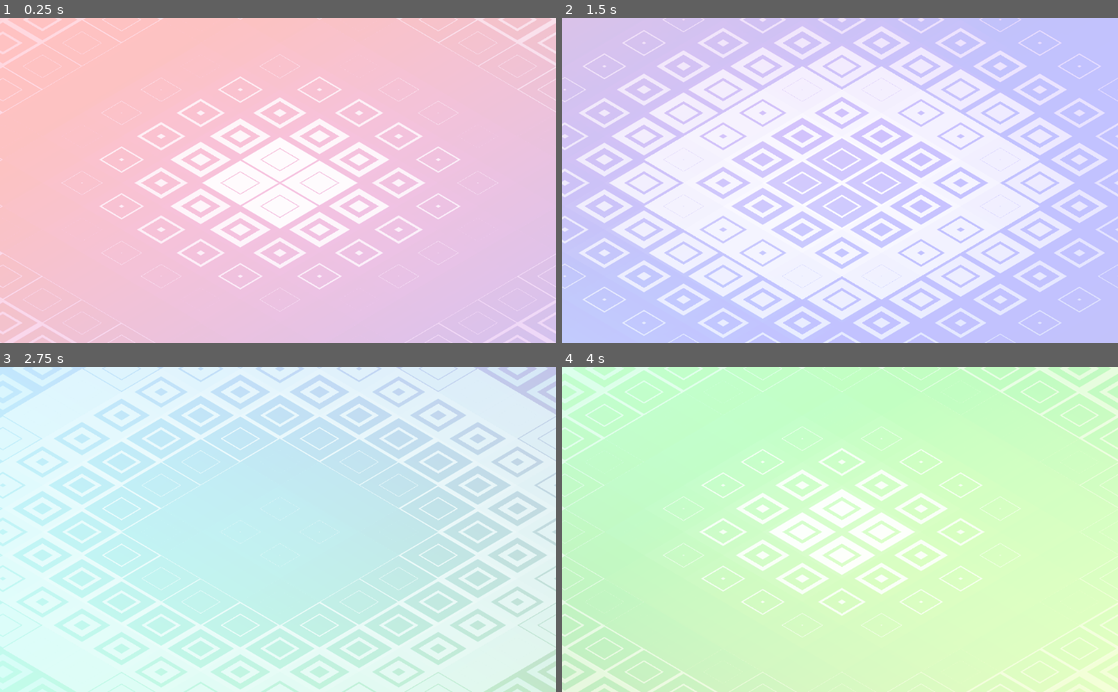
Above: before the commit, frames 1-4 (two rows, left to right).
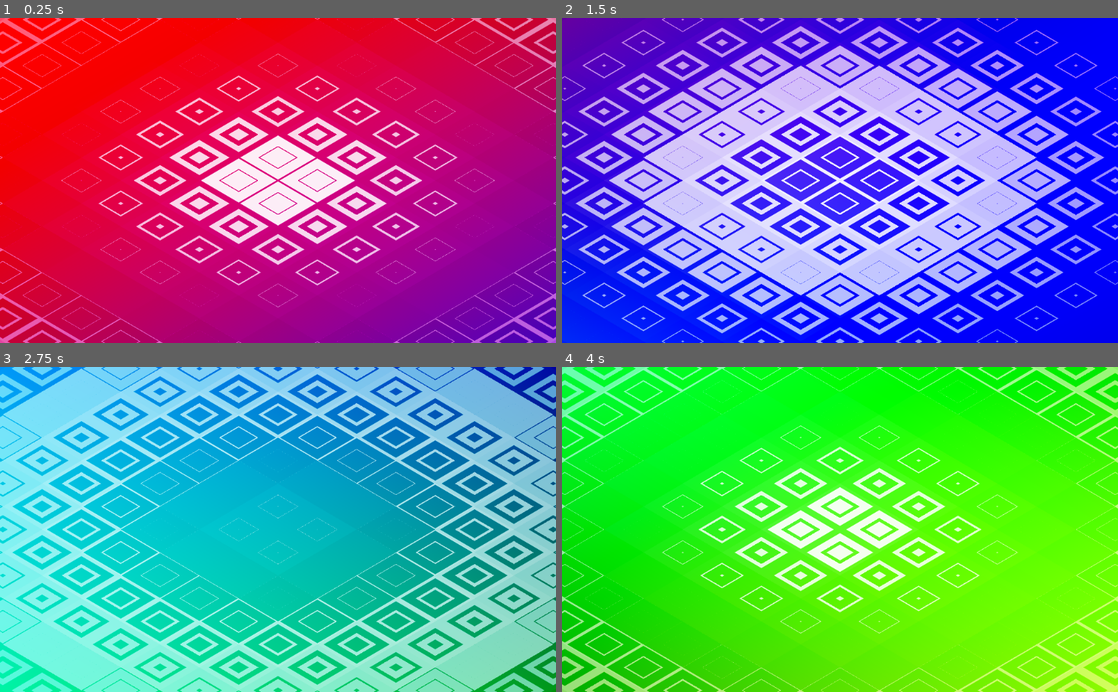
Above: after the commit, the same moments.

Repository: snowbillr/toy-controller
Game: Godot game, scene res://Main.tscn
Same seed, same stepped clock (60 frames per second), same inputs: the game is played once before the commit and once after it.
Inputs:
- Up to frame 1 (0.25 s): no input
- Up to frame 2 (1.5 s): no input
- Up to frame 3 (2.75 s): no input
- Up to frame 4 (4 s): no input

The runs differ from the first frame. In frame 1, 94% of the frame differs, in the area x 0-100%, y 0-100%; in frame 2, 93%; in frame 3, 99%; in frame 4, 97%.

Commit message:
screen flash effect

Diff:
--- a/Main.gd
+++ b/Main.gd
@@ -1,7 +1,8 @@
 extends Node2D
 
 onready var audio_stream_player: AudioStreamPlayer = $AudioStreamPlayer
-onready var icon = $Icon
+onready var icon: Sprite = $Icon
+onready var screen_flash: ColorRect = $ScreenFlash
 
 var soundpacks = {
 	ButtonType.X: preload("res://assets/sound_packs/x.tres"),
@@ -25,6 +26,7 @@
 	if button_type != null and !audio_stream_player.playing:
 		_play_sound(button_type)
 		icon.show_icon(button_type)
+		screen_flash.flash()
 
 func _play_sound(button):
 	audio_stream_player.stream = soundpacks[button].pick()
--- a/Main.tscn
+++ b/Main.tscn
@@ -1,6 +1,7 @@
-[gd_scene load_steps=7 format=2]
+[gd_scene load_steps=10 format=2]
 
 [ext_resource path="res://Main.gd" type="Script" id=1]
+[ext_resource path="res://ScreenFlash.gd" type="Script" id=2]
 [ext_resource path="res://Icon.gd" type="Script" id=7]
 
 [sub_resource type="Shader" id=1]
@@ -45,6 +46,63 @@
 [sub_resource type="ShaderMaterial" id=2]
 shader = SubResource( 1 )
 
+[sub_resource type="Animation" id=15]
+length = 0.001
+tracks/0/type = "bezier"
+tracks/0/path = NodePath(".:modulate:r")
+tracks/0/interp = 1
+tracks/0/loop_wrap = true
+tracks/0/imported = false
+tracks/0/enabled = true
+tracks/0/keys = {
+"points": PoolRealArray( 1, -0.25, 0, 0.25, 0 ),
+"times": PoolRealArray( 0 )
+}
+tracks/1/type = "bezier"
+tracks/1/path = NodePath(".:modulate:g")
+tracks/1/interp = 1
+tracks/1/loop_wrap = true
+tracks/1/imported = false
+tracks/1/enabled = true
+tracks/1/keys = {
+"points": PoolRealArray( 1, -0.25, 0, 0.25, 0 ),
+"times": PoolRealArray( 0 )
+}
+tracks/2/type = "bezier"
+tracks/2/path = NodePath(".:modulate:b")
+tracks/2/interp = 1
+tracks/2/loop_wrap = true
+tracks/2/imported = false
+tracks/2/enabled = true
+tracks/2/keys = {
+"points": PoolRealArray( 1, -0.25, 0, 0.25, 0 ),
+"times": PoolRealArray( 0 )
+}
+tracks/3/type = "bezier"
+tracks/3/path = NodePath(".:modulate:a")
+tracks/3/interp = 1
+tracks/3/loop_wrap = true
+tracks/3/imported = false
+tracks/3/enabled = true
+tracks/3/keys = {
+"points": PoolRealArray( 0, -0.25, 0, 0.25, 0 ),
+"times": PoolRealArray( 0 )
+}
+
+[sub_resource type="Animation" id=16]
+resource_name = "flash"
+length = 0.6
+tracks/0/type = "bezier"
+tracks/0/path = NodePath(".:modulate:a")
+tracks/0/interp = 1
+tracks/0/loop_wrap = true
+tracks/0/imported = false
+tracks/0/enabled = true
+tracks/0/keys = {
+"points": PoolRealArray( 1, -0.25, 0, 0.25, 0, 0, -0.25, 0, 0.25, 0 ),
+"times": PoolRealArray( 0, 0.6 )
+}
+
 [sub_resource type="Animation" id=13]
 length = 0.001
 tracks/0/type = "bezier"
@@ -147,10 +205,19 @@
 [node name="AudioStreamPlayer" type="AudioStreamPlayer" parent="."]
 
 [node name="Background" type="ColorRect" parent="."]
-modulate = Color( 1, 1, 1, 0.239216 )
 material = SubResource( 2 )
-margin_right = 1031.0
-margin_bottom = 609.0
+margin_right = 1024.0
+margin_bottom = 600.0
+
+[node name="ScreenFlash" type="ColorRect" parent="."]
+modulate = Color( 1, 1, 1, 0 )
+margin_right = 1024.0
+margin_bottom = 600.0
+script = ExtResource( 2 )
+
+[node name="AnimationPlayer" type="AnimationPlayer" parent="ScreenFlash"]
+anims/RESET = SubResource( 15 )
+anims/flash = SubResource( 16 )
 
 [node name="Icon" type="Sprite" parent="."]
 position = Vector2( 512, 300 )
--- /dev/null
+++ b/ScreenFlash.gd
@@ -0,0 +1,8 @@
+extends ColorRect
+
+onready var animation_player: AnimationPlayer = $AnimationPlayer
+
+func flash():
+	randomize()
+	self.modulate = Color.from_hsv(rand_range(0, 0.6), 0.2, 1)
+	animation_player.play("flash")
